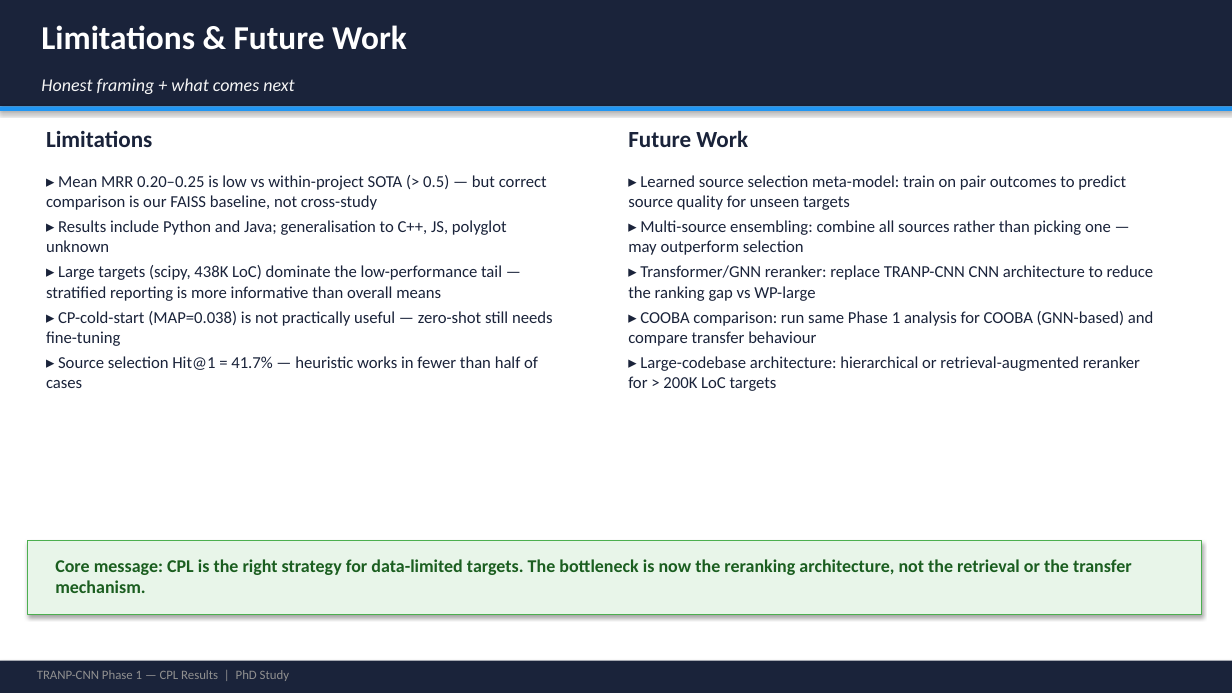
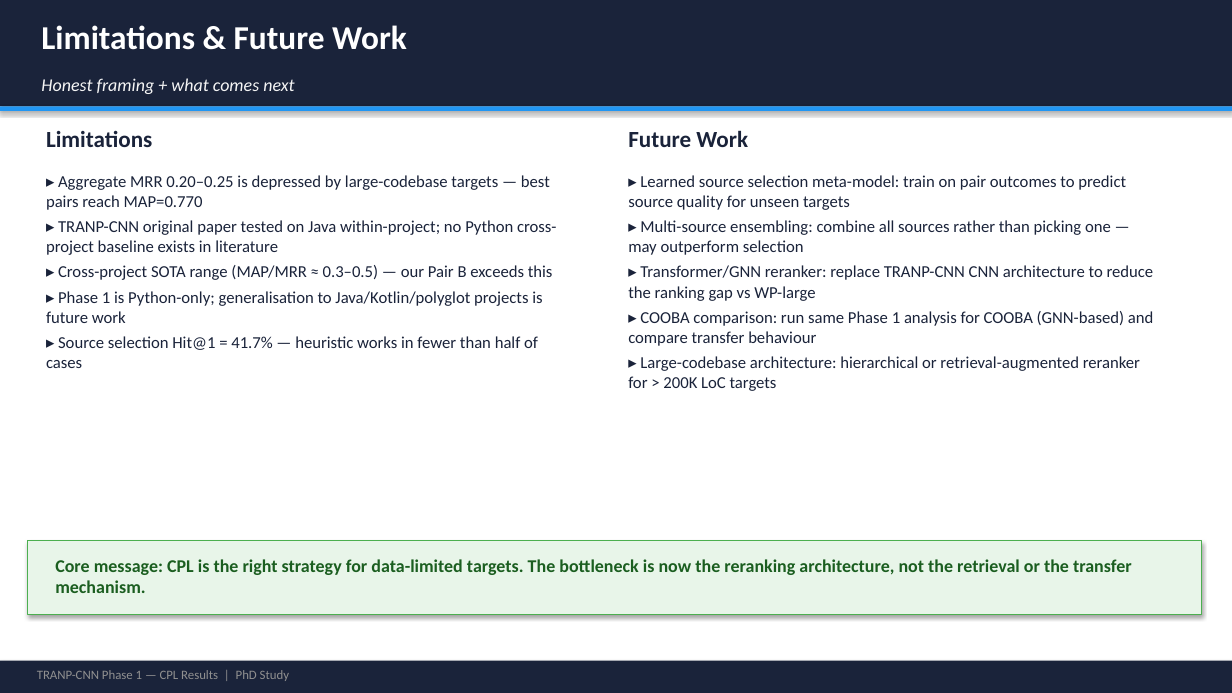
Before and after one commit to eashaan-rao/CPL_framework_bug_localization, a slide deck: slide 17 of results/presentation/CPL_Phase1_Results.pptx (slide 16 before the commit). Drawn at 1232x693 pixels with LibreOffice and Linux fonts; fonts in the diff are those of the drawing. Boxes give left, top, right and bottom in pixels: in the first picture for what was removed or moved away, otherwise in the second. Text is boxed around its words. In the diff, an @@ line names an element or a change of style, - is before the commit and + after.

Commit message:
Updates report and presentation

```diff
--- a/results/presentation/CPL_Phase1_Results.pptx
+++ b/results/presentation/CPL_Phase1_Results.pptx
@@ text at [46, 175, 556, 323]: text changed @@
-▸ Mean MRR 0.20–0.25 is low vs within-project SOTA (> 0.5) — but correct comparison is our FAISS baseline, not cross-study
-▸ Results include Python and Java; generalisation to C++, JS, polyglot unknown
-▸ Large targets (scipy, 438K LoC) dominate the low-performance tail — stratified reporting is more informative than overall means
-▸ CP-cold-start (MAP=0.038) is not practically useful — zero-shot still needs fine-tuning
+▸ Aggregate MRR 0.20–0.25 is depressed by large-codebase targets — best pairs reach MAP=0.770
+▸ TRANP-CNN original paper tested on Java within-project; no Python cross-project baseline exists in literature
+▸ Cross-project SOTA range (MAP/MRR ≈ 0.3–0.5) — our Pair B exceeds this
+▸ Phase 1 is Python-only; generalisation to Java/Kotlin/polyglot projects is future work
```
Also in this commit, not shown: 10 other slides changed, 1 slide added, 2 other files.
